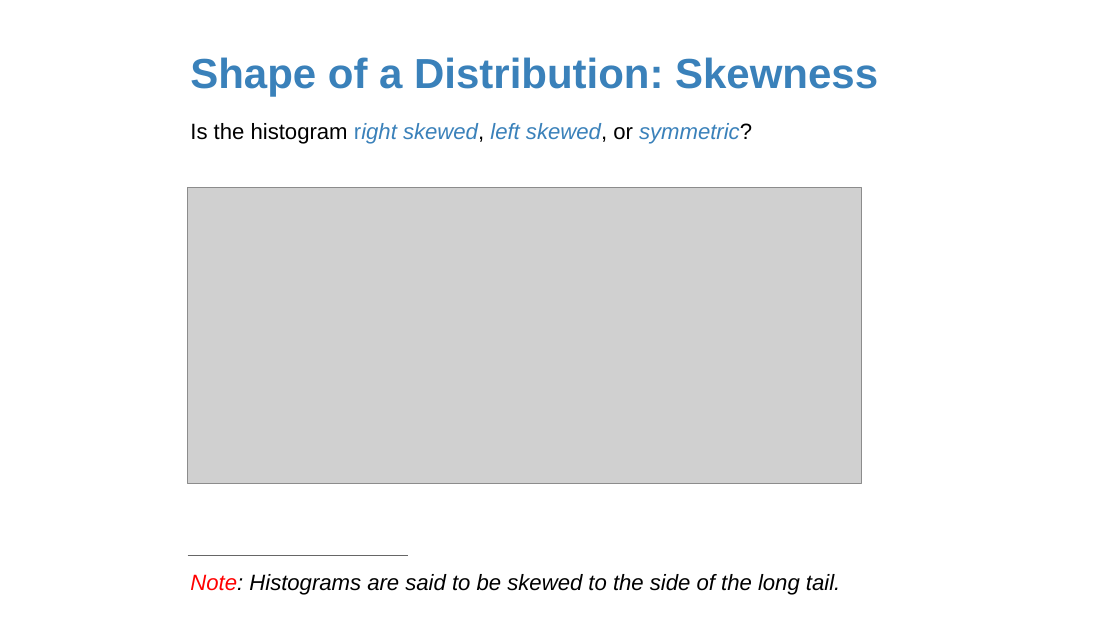
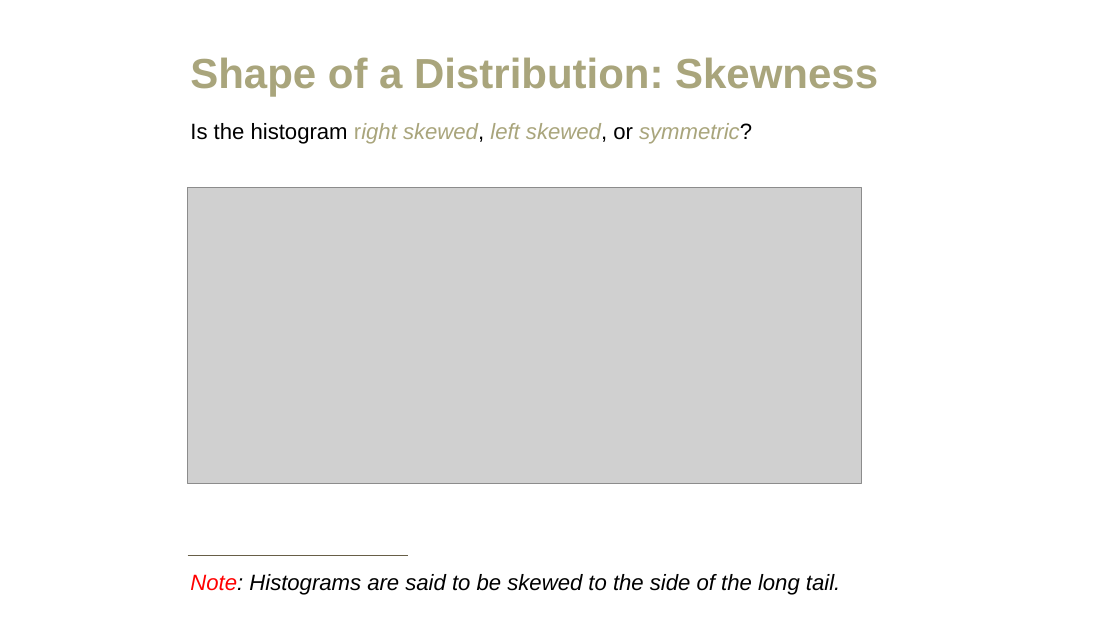
Before and after one commit to amosca01/MATH108-F23, a slide deck: slide 8 of slides/04-summarizing-data.pptx (slide 7 before the commit). Drawn at 1120x630 pixels with LibreOffice and Linux fonts; fonts in the diff are those of the drawing; grey boxes stand for pictures. Boxes give left, top, right and bottom in pixels: in the first picture for what was removed or moved away, otherwise in the second. Text is boxed around its words. In the diff, an @@ line names an element or a change of style, - is before the commit and + after.

```diff
--- a/slides/04-summarizing-data.pptx
+++ b/slides/04-summarizing-data.pptx
@@ title "Shape of a Distribution: Skewness" at (x1=190, y1=57, x2=878, y2=96): text colour #3A81BA to #A9A57C @@
@@ text at (x1=190, y1=123, x2=752, y2=144): text colour #3A81BA to #A9A57C in "right skewed, left skewed, symmetric?" @@
@@ line (187, 555) - (408, 555): stroke #666666 0.75 pt to #675E47 0.75 pt @@
```
Also in this commit, not shown: 60 other slides changed, 4 slides added, 4 slides removed, 4 other files.
